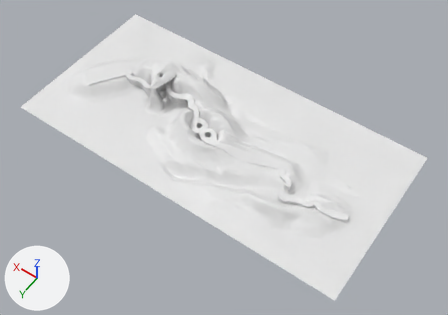
One commit to the FBX model Assets/Models/Final Area Models/FinalArea_Track_Terrain.fbx: the scene before it, then after it.
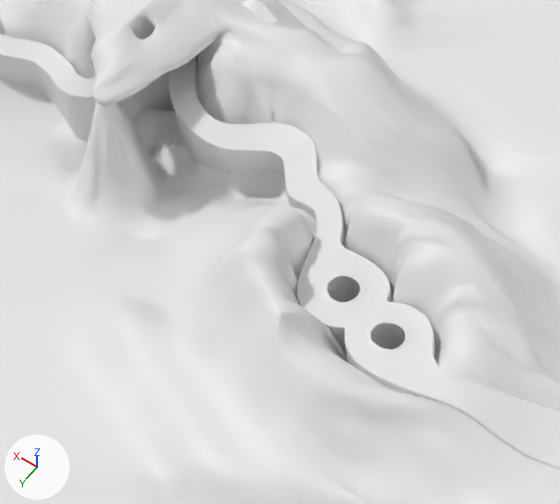
Old and new are each drawn whole from a 50 mm camera at (-420.0, -586.0, 887.0) aimed at (-6.0, -1167.0, -26.0) and again close up on the part from 30% to 54% of the width and 22% to 53% of the height. Every picture has the same lights, and +X, +Y and +Z are marked at lower left. Where no turn or scale is listed for an object, it has been applied to the vertices.

Names of what the first close-up shows: 'FinalArea_Track001', 'Plane004'.
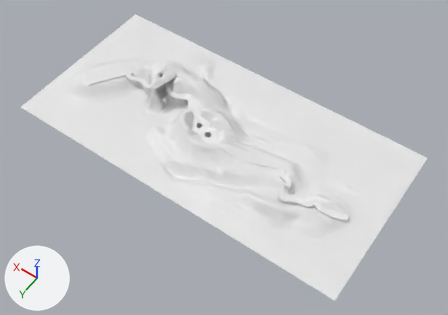
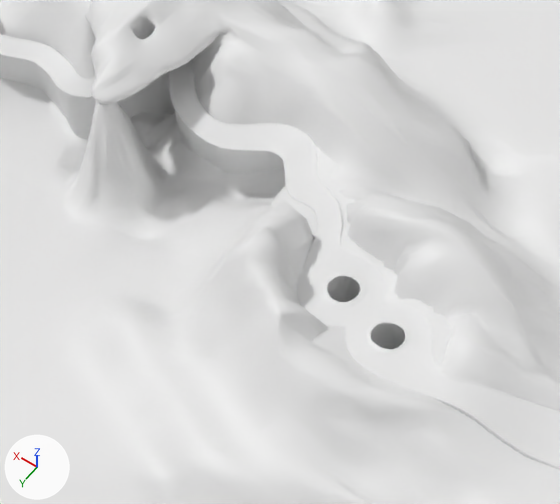
The newer file is also turned or shifted as a whole; pictures and numbers use the older file's frame.

Pixel boxes [x1, y1, x2, y2] of what changed, in the close-ups (560 x 504 px; the box of a moved part takes in the faces that stretch with it):
part 1 of me_mesh_009, added
    after: [271, 146, 454, 372]
part 2 of me_mesh_009, added
    after: [287, 239, 443, 405]
part 3 of me_mesh_009, moved or reshaped
    before: [0, 0, 512, 312]
    after: [0, 0, 490, 312]

The change in detail:
me_mesh_009 is used by ob_plane004; location (31.4, -1197.1, -5.4).
me_mesh_009 had 5293 vertices, 10566 faces and spanned x -348.0..348.0, y -172.0..172.0, z -30.0..61.0.
me_mesh_009 now has 5481 vertices, 10841 faces and spans x -348.0..348.0, y -172.0..172.0, z -30.0..57.0.
me_mesh_009 part 1: a new loose piece of 154 vertices spanning x -33.0..81.0, y -34.0..35.0, z 1.0..27.0.
me_mesh_009 part 2: a new loose piece of 35 vertices spanning x -37.0..56.0, y 10.0..68.0, z 22.0..34.0.
me_mesh_009 part 3: 180 vertices moved from x -17.0..200.0, y -74.0..4.0, z -16.0..57.0 to x -17.0..199.0, y -74.0..5.0, z -14.0..56.0; 471 vertices removed from x -26.0..228.0, y -133.0..140.0, z -16.0..61.0; 470 vertices added at x 9.0..242.0, y -109.0..172.0, z -14.0..57.0.
